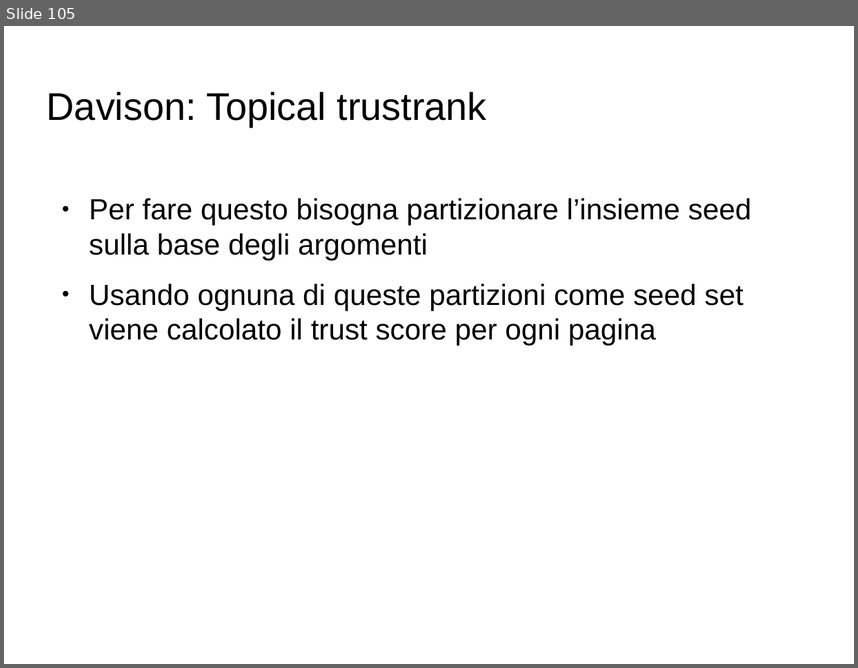
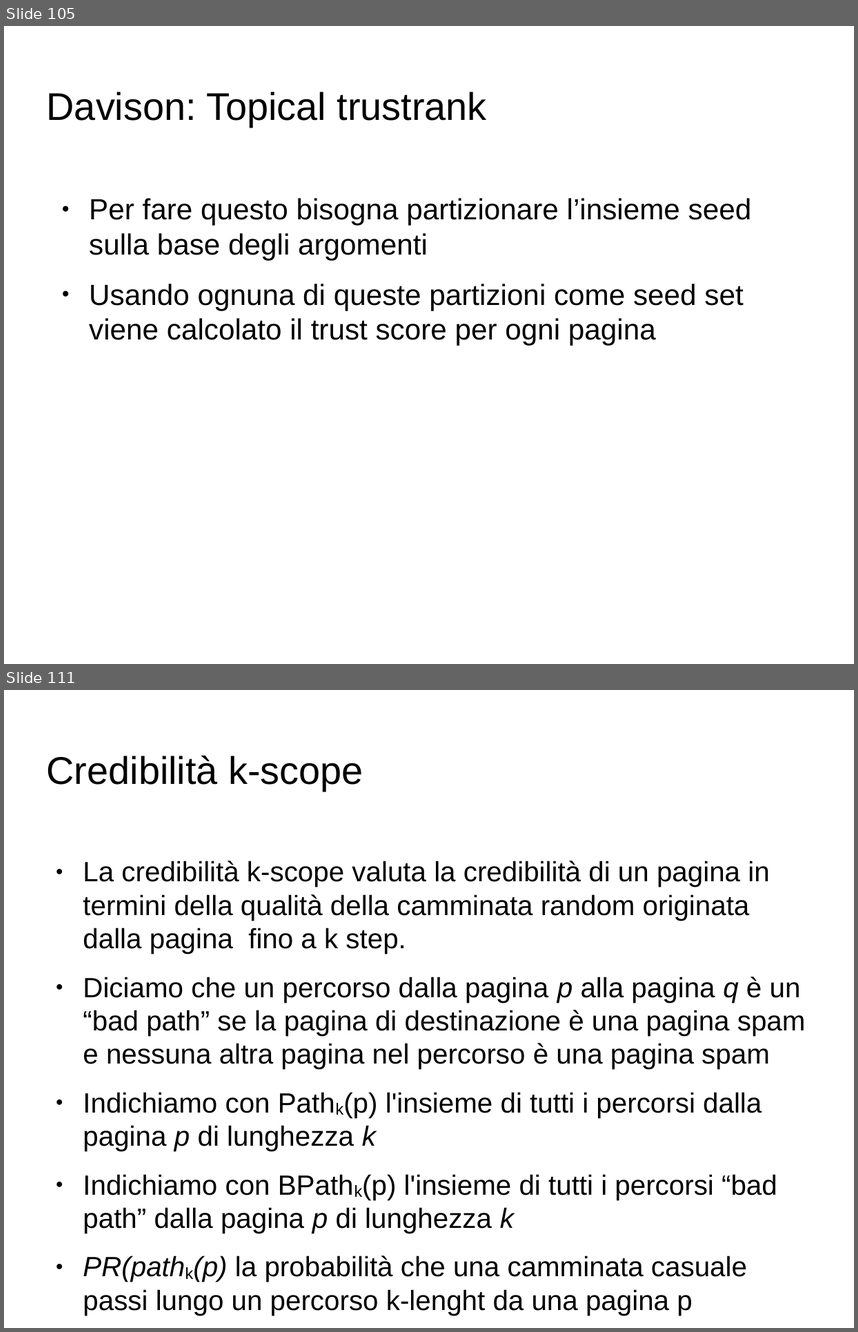
Before and after one commit to Toolanto/presentation, a slide deck: presentazione.odp. Shown one above the other, each under a label of ours: slide 105 before the commit, slides 105 and 111 after it; the slides between them are not shown. The pictures are 858x668 and 858x1332 pixels, drawn with LibreOffice and Linux fonts; fonts in the diff are those of the drawing; background and template pictures are left out. Boxes give left, top, right and bottom in pixels: in the first picture for what was removed or moved away, otherwise in the second. Text is boxed around its words. In the diff, an @@ line names an element or a change of style, - is before the commit and + after.

```diff
--- a/presentazione.odp
+++ b/presentazione.odp
@@ slide 111 added at (4, 690, 854, 1328), background picture (left out) @@
@@ title added at (47, 756, 363, 791), 36 pt, text #000000 @@
+Credibilità k-scope
@@ text added at (83, 860, 806, 1315), 26 pt, text #000000 @@
+● La credibilità k-scope valuta la credibilità di un pagina in termini della qualità della camminata random originata dalla pagina fino a k step.
+● Diciamo che un percorso dalla pagina p alla pagina q è un “bad path” se la pagina di destinazione è una pagina spam e nessuna altra pagina nel percorso è una pagina spam
+● Indichiamo con Pathk(p) l'insieme di tutti i percorsi dalla pagina p di lunghezza k
+● Indichiamo con BPathk(p) l'insieme di tutti i percorsi “bad path” dalla pagina p di lunghezza k
+● PR(pathk(p) la probabilità che una camminata casuale passi lungo un percorso k-lenght da una pagina p
```
Also in this commit, not shown: 1 slide changed, 10 other slides added, 2 slides removed.
